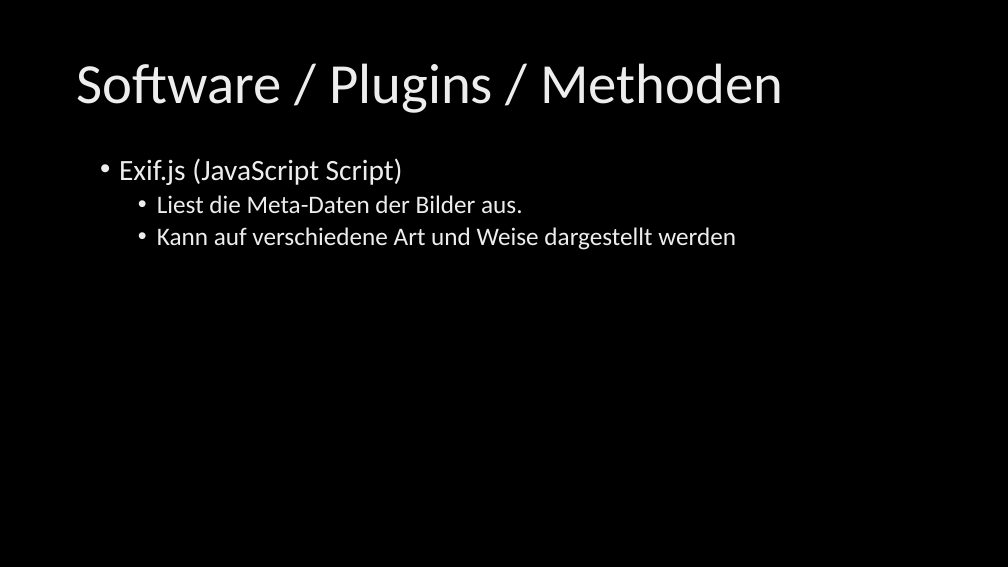
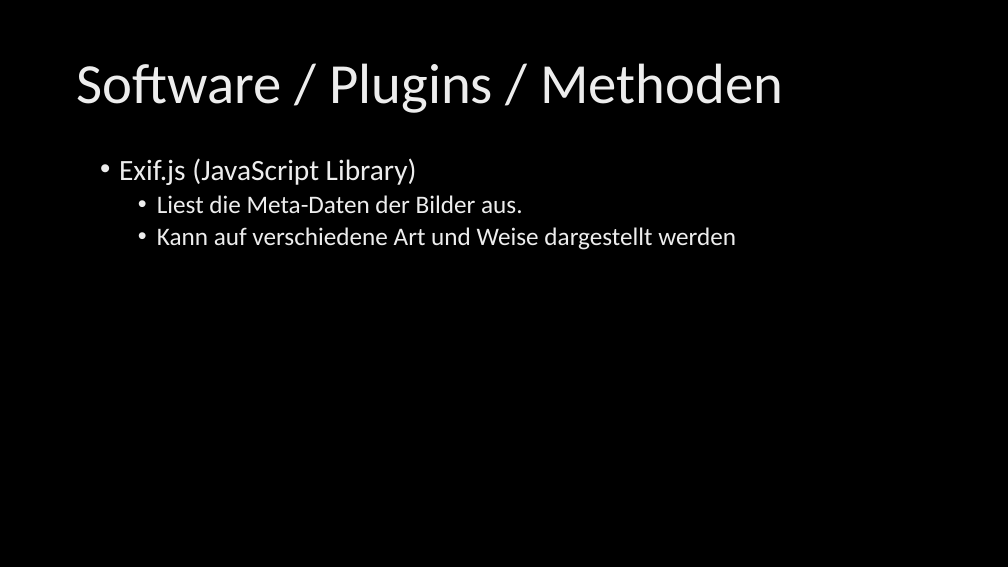
Before and after one commit to zioerjens/School_GIBB, a slide deck: slide 7 of m152_presentation.pptx. Drawn at 1008x567 pixels with LibreOffice and Linux fonts; fonts in the diff are those of the drawing; background and template pictures are left out. Boxes give left, top, right and bottom in pixels: in the first picture for what was removed or moved away, otherwise in the second. Text is boxed around its words. In the diff, an @@ line names an element or a change of style, - is before the commit and + after.

```diff
--- a/m152_presentation.pptx
+++ b/m152_presentation.pptx
@@ text at [119, 158, 417, 185]: text changed @@
-• Exif.js (JavaScript Script)
+• Exif.js (JavaScript Library)
```
Also in this commit, not shown: 4 other slides changed, 1 other file.
